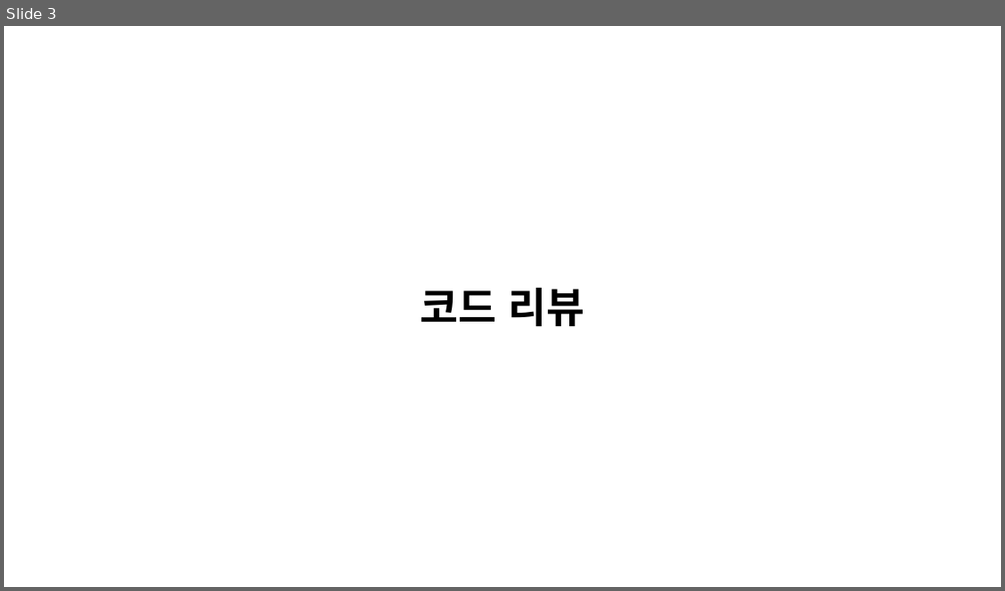
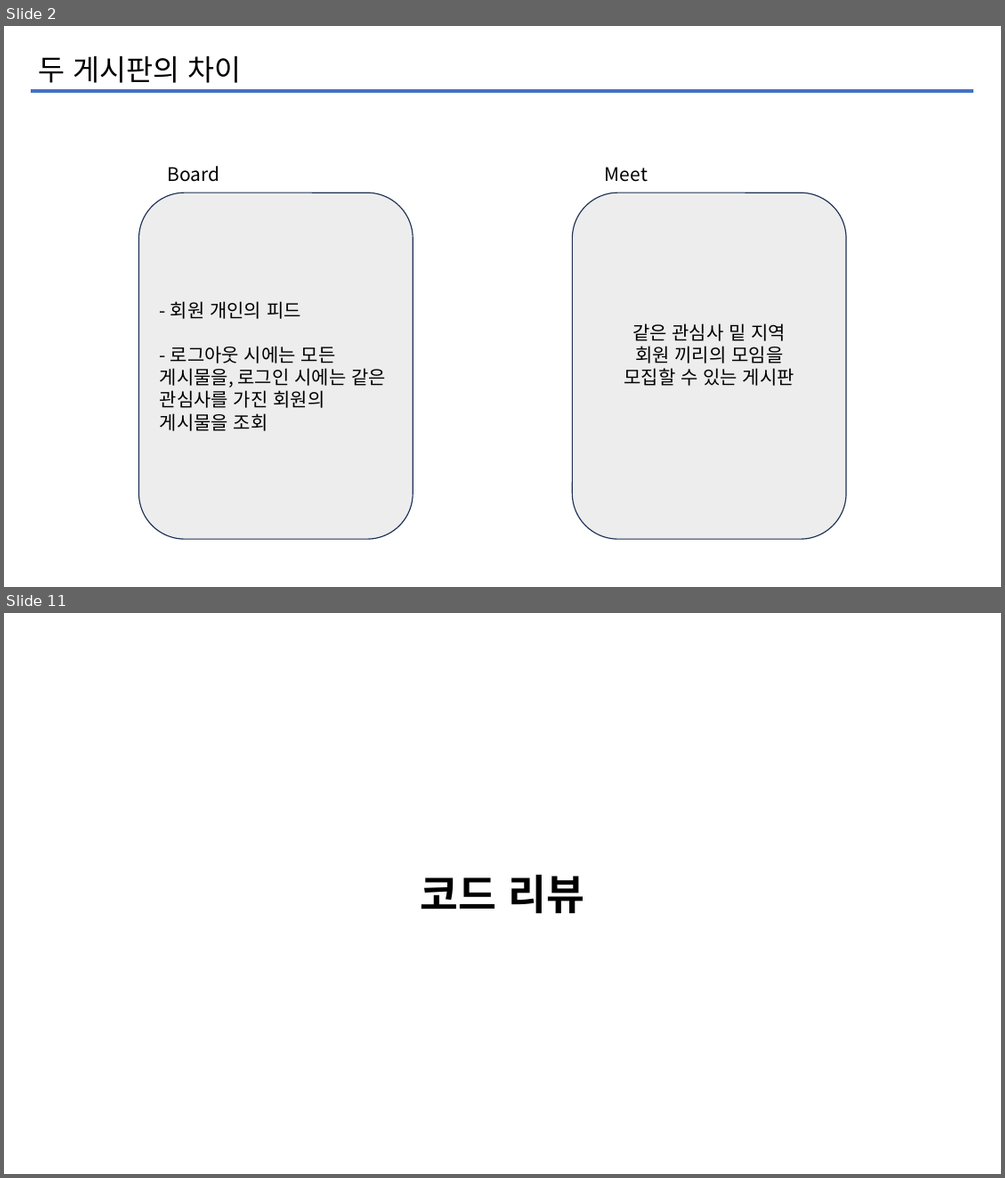
Before and after one commit to iuj09/InterestBook, a slide deck: KOSTAmini1/dogi.pptx. Shown one above the other, each under a label of ours: slide 3 before the commit, slides 2 and 11 after it; the slides between them are not shown. The pictures are 1005x591 and 1005x1178 pixels, drawn with LibreOffice and Linux fonts; fonts in the diff are those of the drawing. Boxes give left, top, right and bottom in pixels: in the first picture for what was removed or moved away, otherwise in the second. Text is boxed around its words. In the diff, an @@ line names an element or a change of style, - is before the commit and + after.

```diff
--- a/KOSTAmini1/dogi.pptx
+++ b/KOSTAmini1/dogi.pptx
@@ slide 2 added at (4,26,1001,587), background #FFFFFF @@
@@ text added at (38,56,242,83), 28 pt, text #000000 @@
+두 게시판의 차이
@@ line added from (31, 91) to (973, 91), #4472C4 3 pt @@
@@ text added at (168,166,220,182), 18 pt, text #000000 @@
+Board
@@ text added at (605,167,647,182), 18 pt, text #000000 @@
+Meet
@@ rounded rectangle added at (138,192,413,539), fill #EDEDED, outline #1E3256 1 pt, 18 pt, text #000000 @@
+- 회원 개인의 피드
+- 로그아웃 시에는 모든
+게시물을, 로그인 시에는 같은 관심사를 가진 회원의
+게시물을 조회
@@ rounded rectangle added at (573,192,846,539), fill #EDEDED, outline #1E3256 1 pt, 18 pt, text #000000 @@
+같은 관심사 밑 지역
+회원 끼리의 모임을
+모집할 수 있는 게시판
@@ what was slide 3 is now slide 11 @@
```
Also in this commit, not shown: 4 slides changed, 10 other slides added, 2 slides removed, 4 other files.
